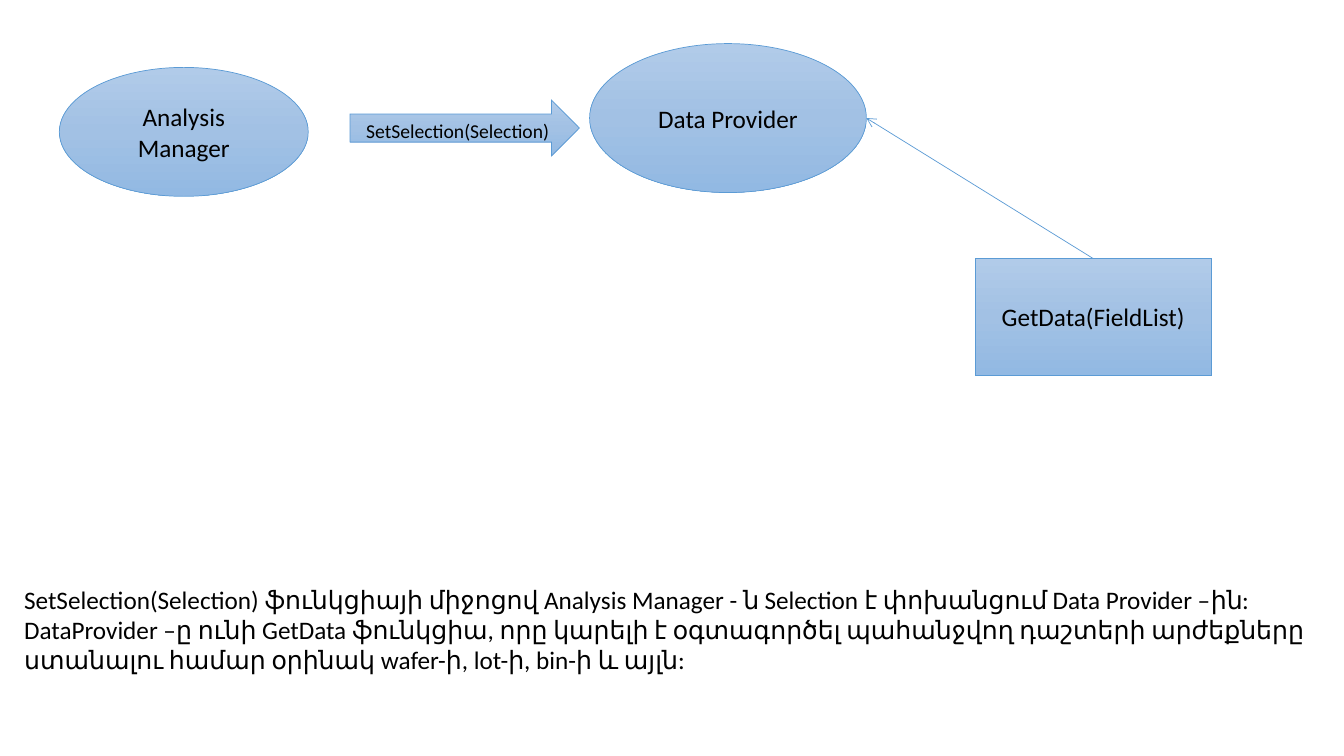
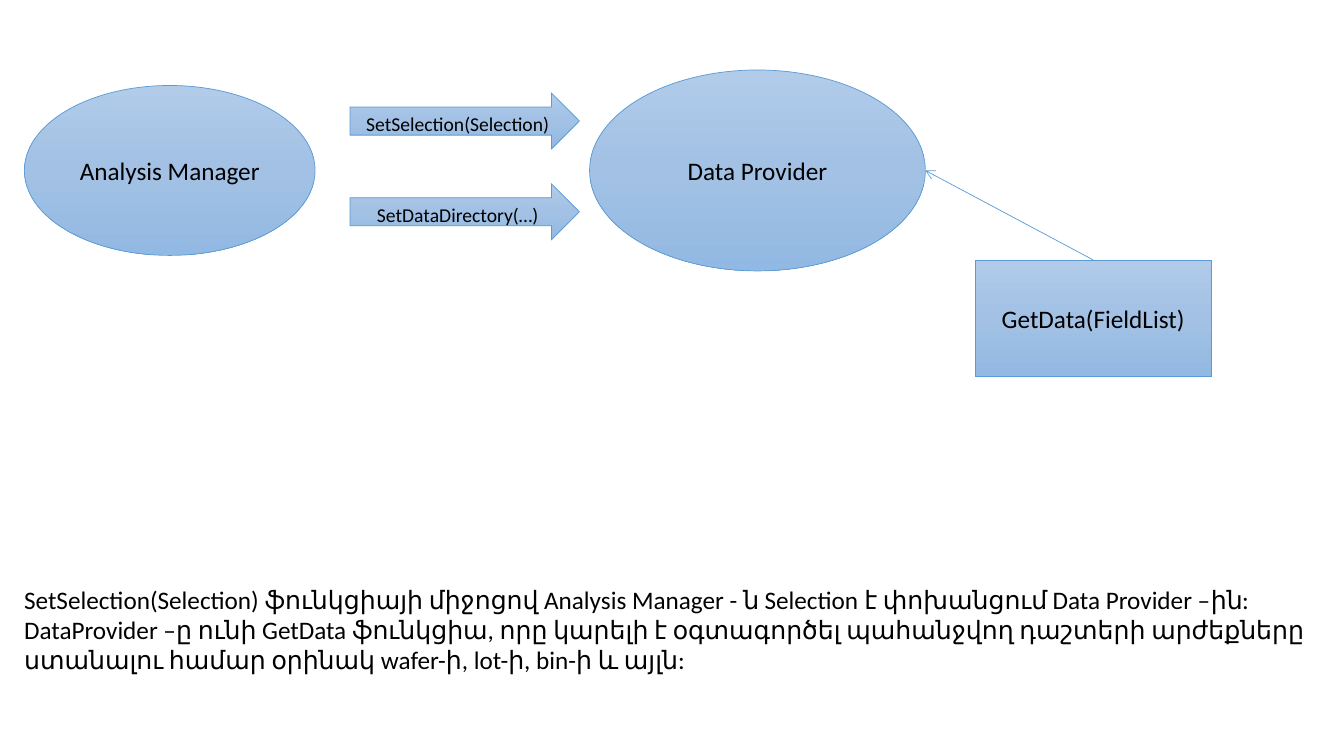
Before and after one commit to Mesrop-Gevorgyan/ATRChipset, a slide deck: slide 7 of Doc/Architecture_slide.pptx. Drawn at 1344x756 pixels with LibreOffice and Linux fonts; fonts in the diff are those of the drawing. Boxes give left, top, right and bottom in pixels: in the first picture for what was removed or moved away, otherwise in the second. Text is boxed around its words. In the diff, an @@ line names an element or a change of style, - is before the commit and + after.

```diff
--- a/Doc/Architecture_slide.pptx
+++ b/Doc/Architecture_slide.pptx
@@ ellipse "Analysis Manager": place and size @@
-ellipse "Analysis Manager" at bbox=[59, 68, 309, 197]
+ellipse "Analysis Manager" at bbox=[24, 86, 315, 256]
@@ ellipse "Data Provider": place and size @@
-ellipse "Data Provider" at bbox=[590, 43, 867, 193]
+ellipse "Data Provider" at bbox=[590, 70, 926, 270]
@@ right arrow "SetSelection(Selection)": place and size @@
-right arrow "SetSelection(Selection)" at bbox=[350, 100, 579, 155]
+right arrow "SetSelection(Selection)" at bbox=[350, 93, 579, 148]
@@ arrow moved from (1094, 258) - (867, 118) to (1094, 260) - (926, 170) @@
@@ right arrow added at bbox=[350, 184, 579, 239], fill gradient #B1CBE9 to #A3C1E5 to #93B9E4, outline #5B9BD5 0.5 pt, 14 pt, text #000000 @@
+SetDataDirectory(…)
```
Also in this commit, not shown: 2 other slides changed.
